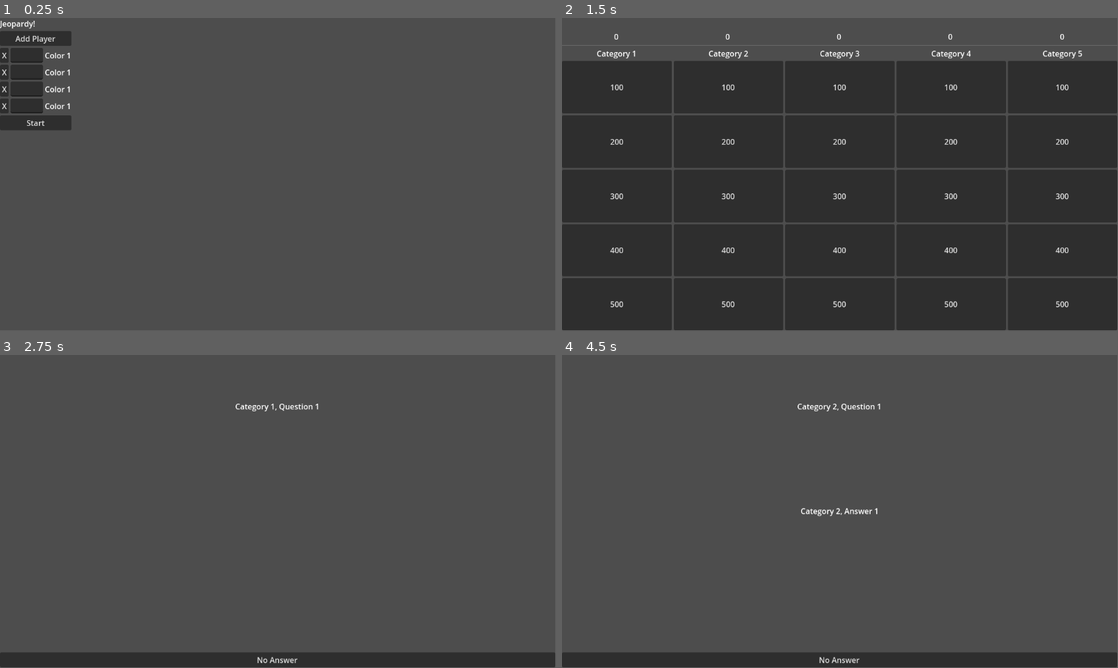
Above: before the commit, frames 1-4 (two rows, left to right).
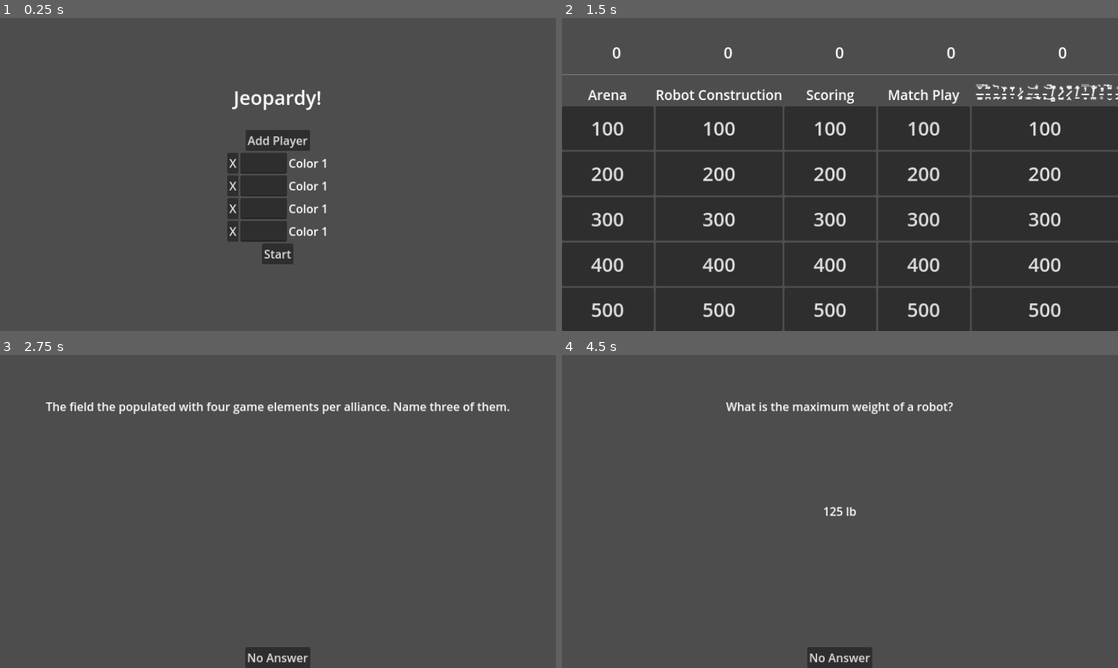
Above: after the commit, the same moments.

Repository: Team815/Jeopardy
Game: Godot game, scene res://setup.tscn
Same seed, same stepped clock (60 frames per second), same inputs: the game is played once before the commit and once after it.
Inputs:
- Up to frame 1 (0.25 s): no input
- Up to frame 2 (1.5 s): click "Add Player" at 0.5 s; click "Start" at 1.25 s
- Up to frame 3 (2.75 s): click "100" at 2 s
- Up to frame 4 (4.5 s): click "No Answer" at 2.75 s; click "100" at 3.5 s; tap Enter (reveal_answer) at 4.25 s; hold Enter (reveal_answer) from 4.28 s (still down)
In our replay, the window is 799x449 before the commit and 800x450 after it. These sizes can differ from the game's own. Grey fills any space a smaller window leaves; there, only what the larger window draws over its background counts as a difference.

The runs differ from the first frame. In frame 1, 7.2% of the frame differs, in the area x 0-59%, y 0-79%; in frame 2, 24%, in the area x 0-100%, y 0-100%; in frame 3, 5.8%; in frame 4, 5.3%.

Commit message:
Format updates

Diff:
--- a/board.gd
+++ b/board.gd
@@ -4,8 +4,8 @@
 func _ready():
 	for player in Globals.players:
 		var display: PlayerDisplay = preload("res://player_display.tscn").instantiate()
+		%Players.add_child(display)
 		display.setup(player)
-		%Players.add_child(display)
 	var json: String = FileAccess.get_file_as_string("questions.json")
 	var categories: Array = JSON.parse_string(json)
 	columns = categories.size()
--- a/board.tscn
+++ b/board.tscn
@@ -1,6 +1,9 @@
-[gd_scene load_steps=2 format=3 uid="uid://cje57mjc1wc8"]
+[gd_scene load_steps=3 format=3 uid="uid://cje57mjc1wc8"]
 
 [ext_resource type="Script" path="res://board.gd" id="1_73sct"]
+
+[sub_resource type="Theme" id="Theme_35irc"]
+default_font_size = 28
 
 [node name="VBoxContainer" type="VBoxContainer"]
 anchors_preset = 15
@@ -8,6 +11,7 @@
 anchor_bottom = 1.0
 grow_horizontal = 2
 grow_vertical = 2
+theme_override_constants/separation = 20
 
 [node name="Players" type="HBoxContainer" parent="."]
 unique_name_in_owner = true
@@ -20,4 +24,5 @@
 [node name="Board" type="GridContainer" parent="."]
 layout_mode = 2
 size_flags_vertical = 3
+theme = SubResource("Theme_35irc")
 script = ExtResource("1_73sct")
--- a/player.gd
+++ b/player.gd
@@ -3,6 +3,7 @@
 
 var name: String
 var score: int
+var previous_score: int
 var color: Color
 
 static func create(p_name: String, p_color: Color) -> Player:
@@ -10,4 +11,5 @@
 	player.name = p_name
 	player.color = p_color
 	player.score = 0
+	player.previous_score = 0
 	return player
--- a/player_display.gd
+++ b/player_display.gd
@@ -5,4 +5,11 @@
 func setup(player: Player):
 	$Name.text = player.name
 	$Name.add_theme_color_override("font_color", player.color)
-	$Score.text = str(player.score)
+	set_score(player.previous_score)
+	if player.score != player.previous_score:
+		var tween = create_tween()
+		tween.tween_method(set_score, player.previous_score, player.score, 1).set_delay(0.5)
+
+
+func set_score(score: int):
+	$Score.text = str(score)
--- a/player_display.tscn
+++ b/player_display.tscn
@@ -10,8 +10,10 @@
 
 [node name="Name" type="Label" parent="."]
 layout_mode = 2
+theme_override_font_sizes/font_size = 32
 horizontal_alignment = 1
 
 [node name="Score" type="Label" parent="."]
 layout_mode = 2
+theme_override_font_sizes/font_size = 32
 horizontal_alignment = 1
--- a/project.godot
+++ b/project.godot
@@ -18,6 +18,11 @@
 [autoload]
 
 Globals="*res://globals.gd"
+
+[display]
+
+window/stretch/mode="canvas_items"
+window/stretch/aspect="expand"
 
 [input]
 
--- a/question_button.tscn
+++ b/question_button.tscn
@@ -7,6 +7,7 @@
 offset_bottom = 8.0
 size_flags_horizontal = 3
 size_flags_vertical = 3
+theme_override_font_sizes/font_size = 40
 script = ExtResource("1_hougy")
 
 [connection signal="pressed" from="." to="." method="_on_pressed"]
--- a/question_selection.gd
+++ b/question_selection.gd
@@ -18,8 +18,10 @@
 
 
 func _on_return_pressed():
-	for i in range(answerer_index):
-		answerer_queue[i].score -= Globals.question.points
+	for i in answerer_index:
+		var player = answerer_queue[i]
+		player.previous_score = player.score
+		player.score -= Globals.question.points
 	get_tree().change_scene_to_file("res://board.tscn")
 
 
@@ -40,7 +42,9 @@
 
 
 func _on_right_pressed():
-	answerer_queue[answerer_index].score += Globals.question.points
+	var player = answerer_queue[answerer_index]
+	player.previous_score = player.score
+	player.score += Globals.question.points
 	_on_return_pressed()
 
 
--- a/question_selection.tscn
+++ b/question_selection.tscn
@@ -1,6 +1,9 @@
-[gd_scene load_steps=2 format=3 uid="uid://rjkipcaetugw"]
+[gd_scene load_steps=3 format=3 uid="uid://rjkipcaetugw"]
 
 [ext_resource type="Script" path="res://question_selection.gd" id="1_j8ijk"]
+
+[sub_resource type="Theme" id="Theme_rgg4u"]
+default_font_size = 24
 
 [node name="QuestionSelection" type="MarginContainer"]
 anchors_preset = 15
@@ -8,6 +11,7 @@
 anchor_bottom = 1.0
 grow_horizontal = 2
 grow_vertical = 2
+theme = SubResource("Theme_rgg4u")
 script = ExtResource("1_j8ijk")
 
 [node name="VBoxContainer" type="VBoxContainer" parent="."]
@@ -15,31 +19,24 @@
 
 [node name="Question" type="Label" parent="VBoxContainer"]
 unique_name_in_owner = true
+custom_minimum_size = Vector2(1, 1)
 layout_mode = 2
 size_flags_vertical = 6
 horizontal_alignment = 1
+autowrap_mode = 2
 
-[node name="Control" type="Control" parent="VBoxContainer"]
+[node name="BoxContainer" type="BoxContainer" parent="VBoxContainer"]
 layout_mode = 2
 size_flags_vertical = 3
 
-[node name="Answer" type="Label" parent="VBoxContainer/Control"]
+[node name="Answer" type="Label" parent="VBoxContainer/BoxContainer"]
 unique_name_in_owner = true
 visible = false
-layout_mode = 1
-anchors_preset = 8
-anchor_left = 0.5
-anchor_top = 0.5
-anchor_right = 0.5
-anchor_bottom = 0.5
-offset_left = -0.5
-offset_top = -11.5
-offset_right = 0.5
-offset_bottom = 11.5
-grow_horizontal = 2
-grow_vertical = 2
-size_flags_vertical = 6
+custom_minimum_size = Vector2(1, 1)
+layout_mode = 2
+size_flags_horizontal = 3
 horizontal_alignment = 1
+autowrap_mode = 2
 
 [node name="VBoxContainer" type="VBoxContainer" parent="VBoxContainer"]
 layout_mode = 2
@@ -85,6 +82,7 @@
 
 [node name="Return" type="Button" parent="VBoxContainer/VBoxContainer"]
 layout_mode = 2
+size_flags_horizontal = 4
 text = "No Answer"
 
 [connection signal="pressed" from="VBoxContainer/VBoxContainer/HBoxContainer/VBoxContainer/AnswerAttempt/Right" to="." method="_on_right_pressed"]
--- a/questions.json
+++ b/questions.json
@@ -1,131 +1,131 @@
 [
     {
-        "Category": "Category 1",
+        "Category": "Arena",
         "Questions":
         [
             {
-                "Question": "Category 1, Question 1",
-                "Answer": "Category 1, Answer 1"
+                "Question": "The field the populated with four game elements per alliance. Name three of them.",
+                "Answer": "Amp\nSpeaker\nSource\nStage"
             },
             {
-                "Question": "Category 1, Question 2",
-                "Answer": "Category 1, Answer 2"
+                "Question": "What is the source used for?",
+                "Answer": "Feeding notes into the field"
             },
             {
-                "Question": "Category 1, Question 3",
-                "Answer": "Category 1, Answer 3"
+                "Question": "The speaker's subwoofer lights are on. What does this indicate?",
+                "Answer": "The speaker is amplified"
             },
             {
-                "Question": "Category 1, Question 4",
-                "Answer": "Category 1, Answer 4"
+                "Question": "How many traps are on the field?",
+                "Answer": "6 traps, 3 per stage"
             },
             {
-                "Question": "Category 1, Question 5",
-                "Answer": "Category 1, Answer 5"
+                "Question": "The amp's coopertition light is blinking. What does this indicate?",
+                "Answer": "It's auto or the initial 45 seconds of teleop and the alliance has not used a note for coopertition"
             }
         ]
     },
     {
-        "Category": "Category 2",
+        "Category": "Robot Construction",
         "Questions":
         [
             {
-                "Question": "Category 2, Question 1",
-                "Answer": "Category 2, Answer 1"
+                "Question": "What is the maximum weight of a robot?",
+                "Answer": "125 lb"
             },
             {
-                "Question": "Category 2, Question 2",
-                "Answer": "Category 2, Answer 2"
+                "Question": "What is a robot's maximum frame perimeter?",
+                "Answer": "120 in"
             },
             {
-                "Question": "Category 2, Question 3",
-                "Answer": "Category 2, Answer 3"
+                "Question": "What is a robot's maximum height?",
+                "Answer": "4 ft"
             },
             {
-                "Question": "Category 2, Question 4",
-                "Answer": "Category 2, Answer 4"
+                "Question": "What is the maximum length allowed to extend past a robot's frame perimeter?",
+                "Answer": "12 in"
             },
             {
-                "Question": "Category 2, Question 5",
-                "Answer": "Category 2, Answer 5"
+                "Question": "What is the maximum number of propulsion motors allowed on a robot?",
+                "Answer": "4 motors"
             }
         ]
     },
     {
-        "Category": "Category 3",
+        "Category": "Scoring",
         "Questions":
         [
             {
-                "Question": "Category 3, Question 1",
-                "Answer": "Category 3, Answer 1"
+                "Question": "How many points does an amp note earn in both auto and teleop?",
+                "Answer": "Auto: 2 points\nTeleop: 1 point"
             },
             {
-                "Question": "Category 3, Question 2",
-                "Answer": "Category 3, Answer 2"
+                "Question": "Notes can earn 5 point three different ways. Name two of them.",
+                "Answer": "Speaker note during autonomous\nSpeaker note when amplified\nTrap note"
             },
             {
-                "Question": "Category 3, Question 3",
-                "Answer": "Category 3, Answer 3"
+                "Question": "How is the ensemble ranking point earned?",
+                "Answer": "At least 10 stage points and at least 2 onstage robots"
             },
             {
-                "Question": "Category 3, Question 4",
-                "Answer": "Category 3, Answer 4"
+                "Question": "What is the match advantage of earning the coopertition bonus?",
+                "Answer": "Only 15 amp and speaker notes are needed instead of 18 to earn the melody ranking point"
             },
             {
-                "Question": "Category 3, Question 5",
-                "Answer": "Category 3, Answer 5"
+                "Question": "A robot consists of just a chassis (wheels) and nothing else. How many points can it possibly score on its own in a match?",
+                "Answer": "3 points:\n2 points for leaving the robot starting zone in auto,\n1 point for parking in the stage zone at the end of the match"
             }
         ]
     },
     {
-        "Category": "Category 4",
+        "Category": "Match Play",
         "Questions":
         [
             {
-                "Question": "Category 4, Question 1",
-                "Answer": "Category 4, Answer 1"
+                "Question": "What is the maximum number of notes a robot may control at once?",
+                "Answer": "1 note"
             },
             {
-                "Question": "Category 4, Question 2",
-                "Answer": "Category 4, Answer 2"
+                "Question": "When can a human player throw high notes onto the field?",
+                "Answer": "During the last 20 seconds of the match"
             },
             {
-                "Question": "Category 4, Question 3",
-                "Answer": "Category 4, Answer 3"
+                "Question": "What is the maximum amount of time a robot may pin an opponent's robot?",
+                "Answer": "5 seconds"
             },
             {
-                "Question": "Category 4, Question 4",
-                "Answer": "Category 4, Answer 4"
+                "Question": "What does a tech foul entail?",
+                "Answer": "5 points to the opponent alliance"
             },
             {
-                "Question": "Category 4, Question 5",
-                "Answer": "Category 4, Answer 5"
+                "Question": "At the beginning of a match, what is the maximum number of notes on the field?",
+                "Answer": "17 notes:\n5 notes on the center line\n6 notes on the wings\n6 notes loaded in robots"
             }
         ]
     },
     {
-        "Category": "Category 5",
+        "Category": " ̶͉̗̺͐̆̿ͅ ̵̪̃̾̈́̋ ̵̪̰̀̚ ̵̧̯̓̓̏͘ ̵̣͊̆̓ ̷̡̻̓ ̴̟̘͇͝ ̵̢̼̲̲͋̊ ̵̩̝̹͘͜͝ ̸̭͎̞̳̀̃̋̚ ̷̺͍̊̊̕ ̷̩̭̜̊̆̄̚ ̸̫̱̾͂͑͛ ̶͍̝̿̓͐ ̸̦̪̐̅̌̔ ̵̥̓̀̕ ̵̬̎͌́̃ ̵̤͐ͅͅ",
         "Questions":
         [
             {
-                "Question": "Category 5, Question 1",
-                "Answer": "Category 5, Answer 1"
+                "Question": "What must be worn around the playing field and in the pit area?",
+                "Answer": "Safety glasses"
             },
             {
-                "Question": "Category 5, Question 2",
-                "Answer": "Category 5, Answer 2"
+                "Question": "What does FIRST stand for?",
+                "Answer": "For Inspiration and Recognition of Science and Technology"
             },
             {
-                "Question": "Category 5, Question 3",
-                "Answer": "Category 5, Answer 3"
+                "Question": "A human player throws a high note onto a microphone. What advantage does this provide?",
+                "Answer": "Onstage robots under the microphone are spotlit and score more points (4 instead of 3)"
             },
             {
-                "Question": "Category 5, Question 4",
-                "Answer": "Category 5, Answer 4"
+                "Question": "If two teams have the same number of ranking points, what is the next criteria used to rank them?",
+                "Answer": "Coopertition bonus points"
             },
             {
-                "Question": "Category 5, Question 5",
-                "Answer": "Category 5, Answer 5"
+                "Question": "What is the maximum amount of stage points an alliance can earn?",
+                "Answer": "31 points:\n5 + 5 + 5 trap points\n4 + 4 + 4 onstage spotlit points\n2 + 2 harmony points"
             }
         ]
     }
--- a/setup.gd
+++ b/setup.gd
@@ -8,12 +8,12 @@
 
 func _input(event):
 	if event.is_action_pressed("next"):
-		if event.device >= $Players.get_child_count():
+		if event.device >= %Players.get_child_count():
 			return
 		var new_player: NewPlayer = %Players.get_child(event.device)
 		new_player.next_color()
 	elif event.is_action_pressed("previous"):
-		if event.device >= $Players.get_child_count():
+		if event.device >= %Players.get_child_count():
 			return
 		var new_player: NewPlayer = %Players.get_child(event.device)
 		new_player.previous_color()
--- a/setup.tscn
+++ b/setup.tscn
@@ -1,42 +1,59 @@
-[gd_scene load_steps=3 format=3 uid="uid://buul20cvjlw4n"]
+[gd_scene load_steps=4 format=3 uid="uid://buul20cvjlw4n"]
 
 [ext_resource type="Script" path="res://setup.gd" id="1_g6ctb"]
 [ext_resource type="PackedScene" uid="uid://31ian8g33hfk" path="res://new_player.tscn" id="1_okeip"]
 
+[sub_resource type="Theme" id="Theme_wdepl"]
+default_font_size = 24
+
 [node name="Setup" type="VBoxContainer"]
-offset_right = 40.0
-offset_bottom = 40.0
+anchors_preset = 15
+anchor_right = 1.0
+anchor_bottom = 1.0
+grow_horizontal = 2
+grow_vertical = 2
+theme_override_constants/separation = 40
+alignment = 1
 script = ExtResource("1_g6ctb")
 
 [node name="Title" type="Label" parent="."]
 layout_mode = 2
+theme_override_font_sizes/font_size = 40
 text = "Jeopardy!"
+horizontal_alignment = 1
 
-[node name="AddPlayer" type="Button" parent="."]
+[node name="VBoxContainer" type="VBoxContainer" parent="."]
 layout_mode = 2
+theme = SubResource("Theme_wdepl")
+
+[node name="AddPlayer" type="Button" parent="VBoxContainer"]
+layout_mode = 2
+size_flags_horizontal = 4
 focus_mode = 1
 text = "Add Player"
 
-[node name="Players" type="VBoxContainer" parent="."]
+[node name="Players" type="VBoxContainer" parent="VBoxContainer"]
 unique_name_in_owner = true
 layout_mode = 2
+size_flags_horizontal = 4
 
-[node name="NewPlayer" parent="Players" instance=ExtResource("1_okeip")]
+[node name="NewPlayer" parent="VBoxContainer/Players" instance=ExtResource("1_okeip")]
 layout_mode = 2
 
-[node name="NewPlayer2" parent="Players" instance=ExtResource("1_okeip")]
+[node name="NewPlayer2" parent="VBoxContainer/Players" instance=ExtResource("1_okeip")]
 layout_mode = 2
 
-[node name="NewPlayer3" parent="Players" instance=ExtResource("1_okeip")]
+[node name="NewPlayer3" parent="VBoxContainer/Players" instance=ExtResource("1_okeip")]
 layout_mode = 2
 
-[node name="NewPlayer4" parent="Players" instance=ExtResource("1_okeip")]
+[node name="NewPlayer4" parent="VBoxContainer/Players" instance=ExtResource("1_okeip")]
 layout_mode = 2
 
-[node name="Start" type="Button" parent="."]
+[node name="Start" type="Button" parent="VBoxContainer"]
 layout_mode = 2
+size_flags_horizontal = 4
 focus_mode = 1
 text = "Start"
 
-[connection signal="pressed" from="AddPlayer" to="." method="_on_add_player_pressed"]
-[connection signal="pressed" from="Start" to="." method="_on_start_pressed"]
+[connection signal="pressed" from="VBoxContainer/AddPlayer" to="." method="_on_add_player_pressed"]
+[connection signal="pressed" from="VBoxContainer/Start" to="." method="_on_start_pressed"]
Not shown, added: README.md
